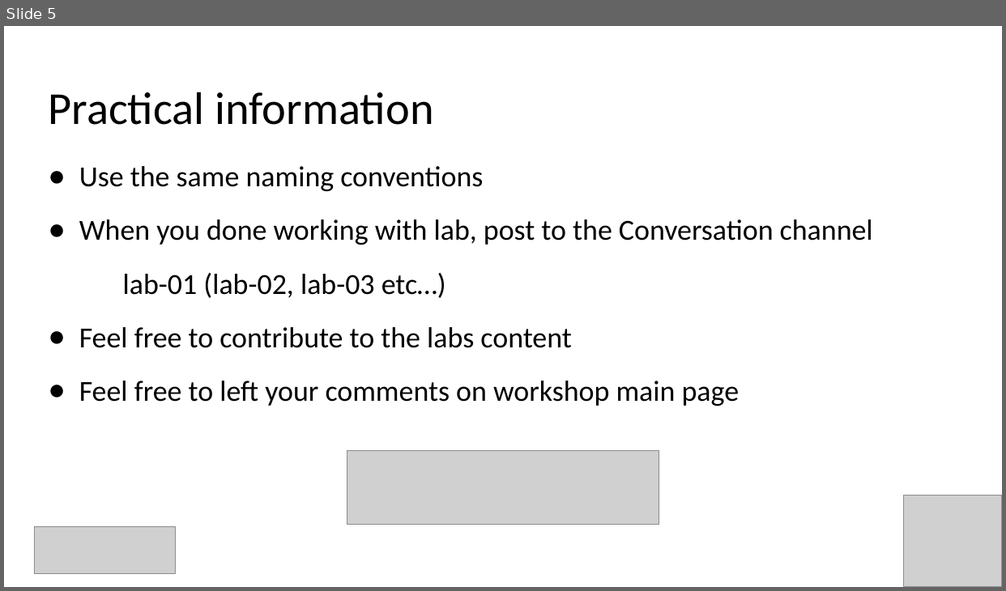
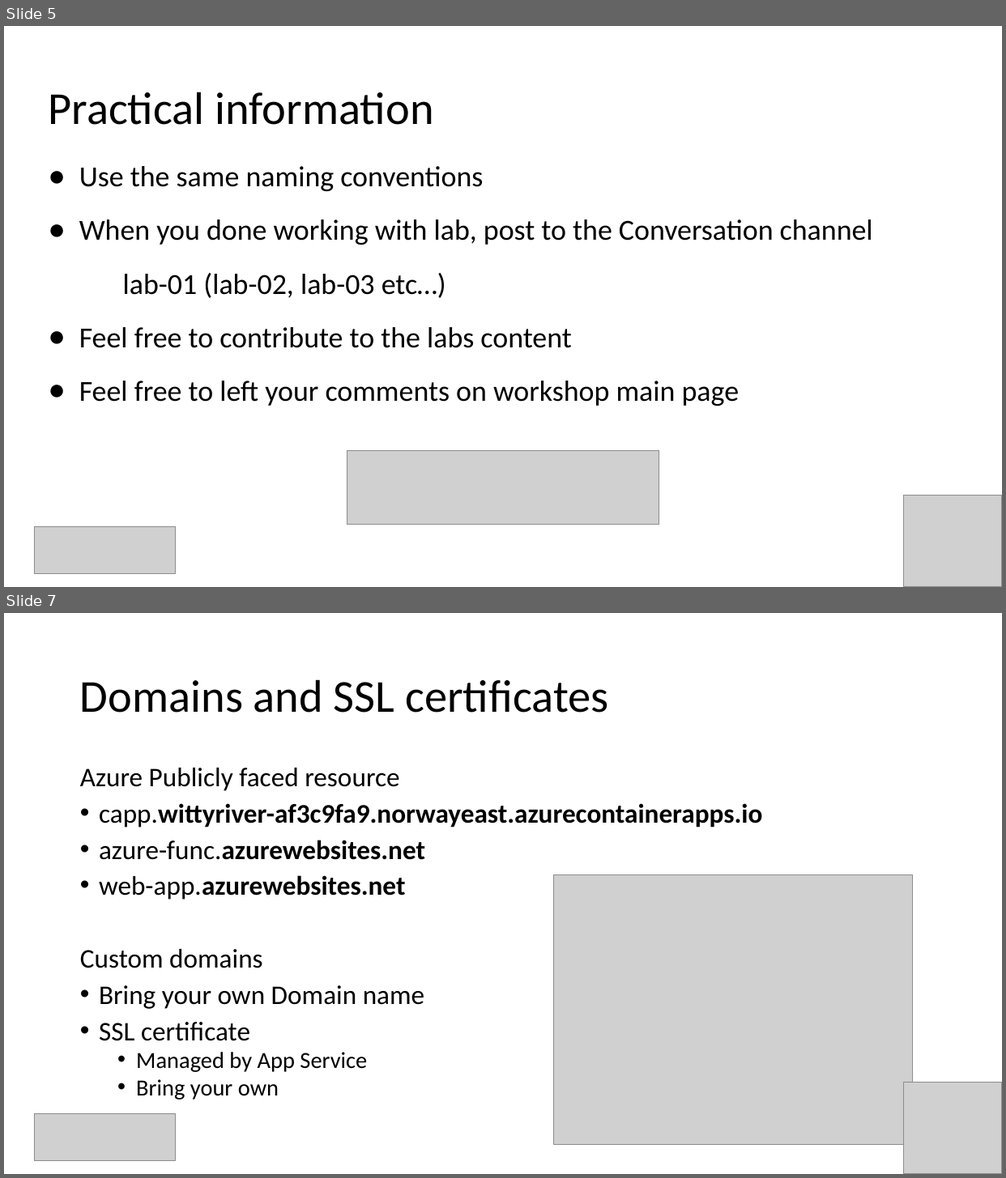
Before and after one commit to evgenyb/iac-workshops, a slide deck: dns-and-ssl-management-on-azure-with-ado/slides/dns-and-ssl-management-on-azure-with-ado.pptx. Shown one above the other, each under a label of ours: slide 5 before the commit, slides 5 and 7 after it; the slides between them are not shown. The pictures are 1006x591 and 1006x1178 pixels, drawn with LibreOffice and Linux fonts; fonts in the diff are those of the drawing; grey boxes stand for pictures. Boxes give left, top, right and bottom in pixels: in the first picture for what was removed or moved away, otherwise in the second. Text is boxed around its words. In the diff, an @@ line names an element or a change of style, - is before the commit and + after.

```diff
--- a/dns-and-ssl-management-on-azure-with-ado/slides/dns-and-ssl-management-on-azure-with-ado.pptx
+++ b/dns-and-ssl-management-on-azure-with-ado/slides/dns-and-ssl-management-on-azure-with-ado.pptx
@@ slide 7 added at [4, 613, 1002, 1174], background #FFFFFF @@
@@ title added at [80, 679, 608, 713], 44 pt, text #000000 @@
+Domains and SSL certificates
@@ text added at [80, 768, 762, 1100], 25.9 pt, text #000000 @@
+Azure Publicly faced resource
+• capp.wittyriver-af3c9fa9.norwayeast.azurecontainerapps.io
+• azure-func.azurewebsites.net
+• web-app.azurewebsites.net
+Custom domains
+• Bring your own Domain name
+• SSL certificate
+  • Managed by App Service
+  • Bring your own
@@ picture added at [553, 875, 913, 1144] @@
@@ picture added at [904, 1082, 1002, 1174] @@
@@ picture added at [35, 1114, 176, 1161] @@
```
Also in this commit, not shown: 2 slides changed, 18 other slides added.
